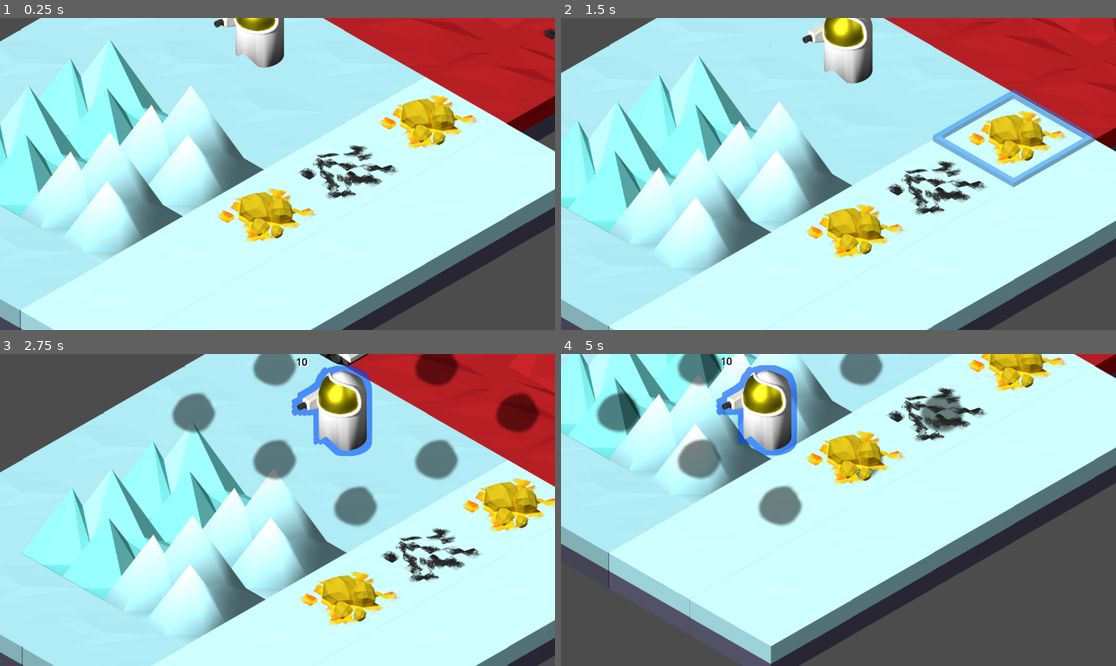
Above: before the commit, frames 1-4 (two rows, left to right).
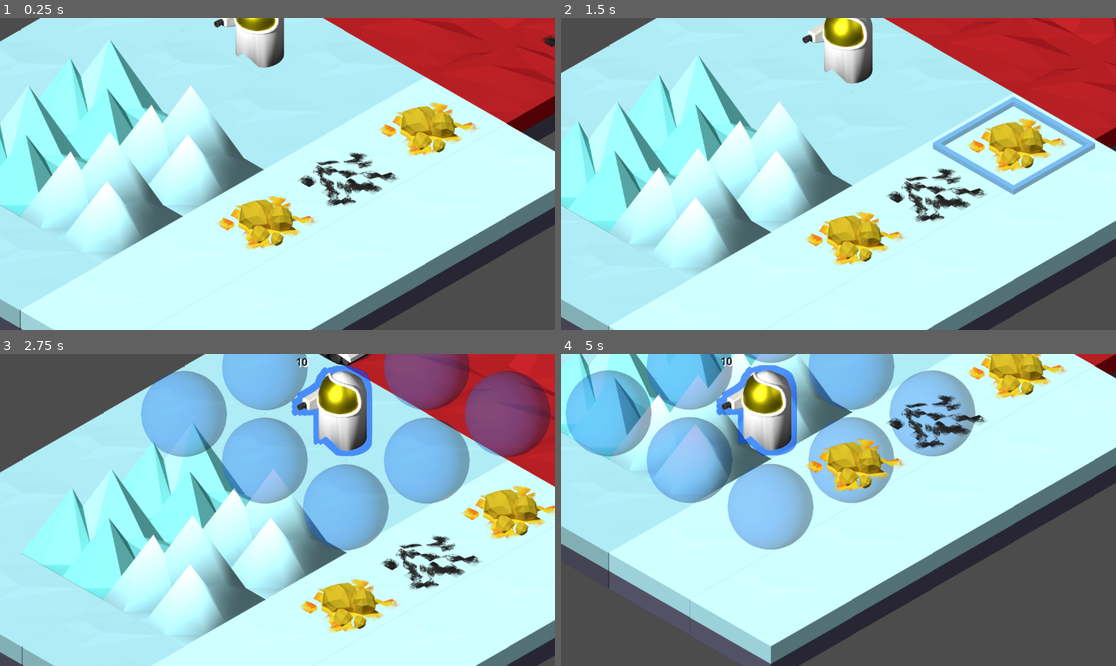
Above: after the commit, the same moments.

Repository: lifflander/stp
Game: Godot game, scene res://node_2d.tscn
Two runs of this game, one before a commit and one after it. Both use one fixed random seed, a clock stepped at 60 frames per second and the inputs below.
Inputs (mouse positions are in pixels of both pictures, inside the frame that each line leads up to):
- Up to frame 1 (0.25 s): no input
- Up to frame 2 (1.5 s): tap Enter at 0.5 s; move the mouse to (960, 158) at 0.52 s; click (960, 158) at 0.67 s; tap Space at 1.25 s; drag from (727, 189) to (810, 236) at 1.27 s
- Up to frame 3 (2.75 s): move the mouse to (333, 441) at 2.02 s; click (333, 441) at 2.17 s
- Up to frame 4 (5 s): tap Enter at 2.75 s; drag from (810, 572) to (672, 463) at 2.77 s; move the mouse to (1005, 556) at 3.52 s; click (1005, 556) at 3.67 s; tap Space at 4.25 s; drag from (672, 463) to (755, 432) at 4.27 s

The runs differ from the first frame. In frame 1, 4.9% of the frame differs, in the area x 38-100%, y 3-75%; in frame 2, 7.7%; in frame 3, 26%, in the area x 25-100%, y 0-90%; in frame 4, 22%.

Commit message:
more selection improvement

Diff:
--- a/TileMap.gd
+++ b/TileMap.gd
@@ -69,6 +69,10 @@
 	var set_selected = true
 	if cell == selected_cell:
 		selected_times += 1
+
+		if hasUnitOnSquare(selected_cell) and selected_times % 2 != 0:
+			unit_is_selected = false
+			unselect_around()
 	else:
 		if hasUnitOnSquare(selected_cell) and selected_times % 2 == 0:
 			print("calling move unit")
@@ -76,6 +80,8 @@
 			logic_engine.move_unit(selected_cell, cell)
 			selected_cell = Vector2i(-1,-1)
 			set_selected = false
+		else:
+			unselect_around()
 
 		unselect_current()
 		selected_times = 0
@@ -126,14 +132,14 @@
 		var topx : Vector2i = Vector2i(selected_cell.x - 1, selected_cell.y - 1)
 		var bottomx : Vector2i = Vector2i(selected_cell.x + 1, selected_cell.y + 1)
 
-		set_cell(selection_layer, right, 11, Vector2i(0,0), 0)
-		set_cell(selection_layer, left, 11, Vector2i(0,0), 0)
-		set_cell(selection_layer, top, 11, Vector2i(0,0), 0)
-		set_cell(selection_layer, bottom, 11, Vector2i(0,0), 0)
-		set_cell(selection_layer, rightx, 11, Vector2i(0,0), 0)
-		set_cell(selection_layer, leftx, 11, Vector2i(0,0), 0)
-		set_cell(selection_layer, topx, 11, Vector2i(0,0), 0)
-		set_cell(selection_layer, bottomx, 11, Vector2i(0,0), 0)
+		set_cell(selection_layer, right, 9, Vector2i(3,0), 0)
+		set_cell(selection_layer, left, 9, Vector2i(3,0), 0)
+		set_cell(selection_layer, top, 9, Vector2i(3,0), 0)
+		set_cell(selection_layer, bottom, 9, Vector2i(3,0), 0)
+		set_cell(selection_layer, rightx, 9, Vector2i(3,0), 0)
+		set_cell(selection_layer, leftx, 9, Vector2i(3,0), 0)
+		set_cell(selection_layer, topx, 9, Vector2i(3,0), 0)
+		set_cell(selection_layer, bottomx, 9, Vector2i(3,0), 0)
 
 	for child in label_holder.get_children():
 		label_holder.remove_child(child)
--- a/iso-tileset-2.tres
+++ b/iso-tileset-2.tres
@@ -161,8 +161,8 @@
 
 [sub_resource type="TileSetAtlasSource" id="TileSetAtlasSource_r0v2n"]
 texture = ExtResource("8_5s6m1")
-margins = Vector2i(0, 100)
-texture_region_size = Vector2i(482, 294)
+margins = Vector2i(0, 50)
+texture_region_size = Vector2i(482, 350)
 0:0/0 = 0
 0:0/0/texture_origin = Vector2i(0, 55)
 0:0/0/modulate = Color(1, 1, 1, 0.486275)
@@ -170,6 +170,9 @@
 1:0/0/texture_origin = Vector2i(0, 55)
 2:0/0 = 0
 2:0/0/texture_origin = Vector2i(0, 55)
+3:0/0 = 0
+3:0/0/texture_origin = Vector2i(0, 10)
+3:0/0/modulate = Color(1, 1, 1, 0.388235)
 
 [resource]
 tile_shape = 1
--- a/orb-shader.gdshader
+++ b/orb-shader.gdshader
@@ -1,7 +1,7 @@
 shader_type canvas_item;
 
-uniform vec4 line_color  = vec4(0.0, 0.3, 1.0, 0.6);
-uniform float line_thickness : hint_range(0, 10) = 15.0;
+uniform vec4 line_color  = vec4(0.0, 0.3, 1.0, 0.3);
+uniform float line_thickness : hint_range(0, 10) = 5.0;
 
 void fragment() {
 	vec2 size = TEXTURE_PIXEL_SIZE * line_thickness;
Binary file changed: Tileset_Overlay_Selection.png
